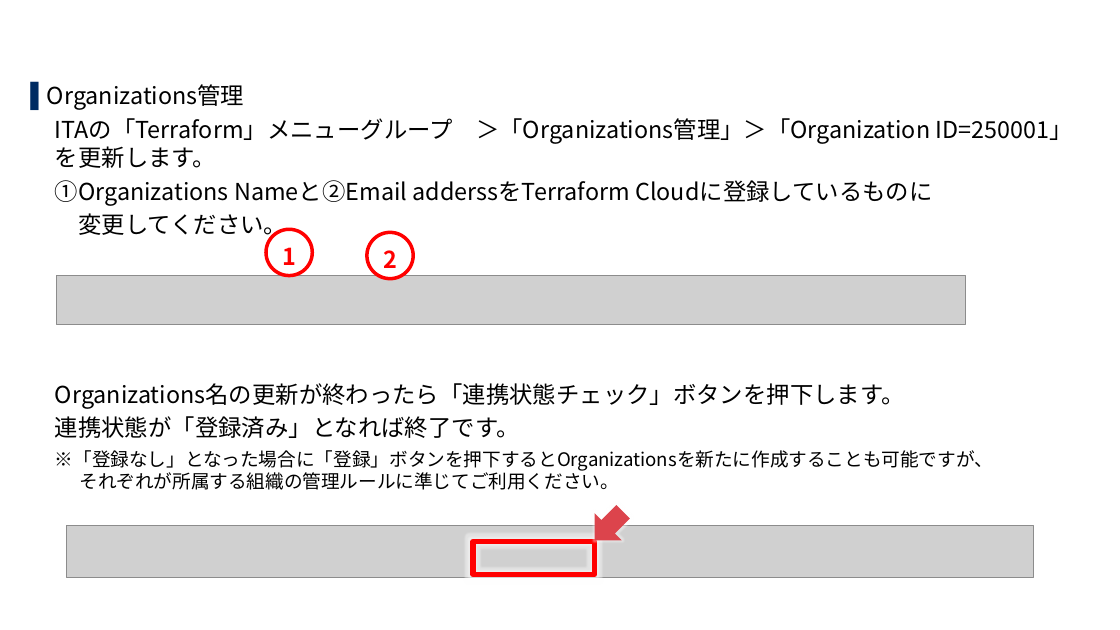
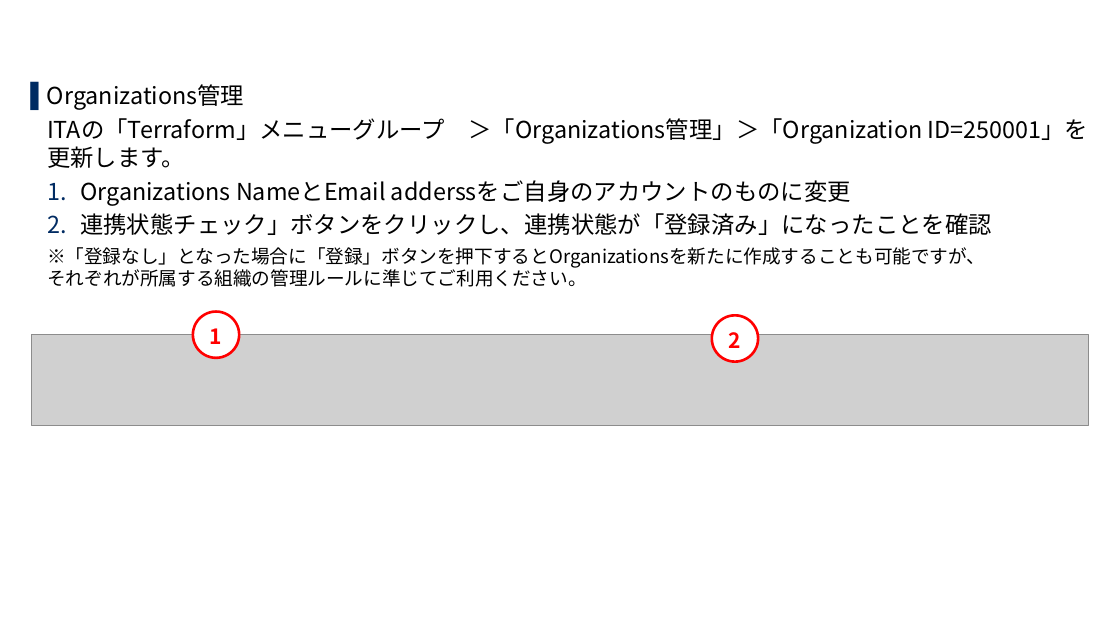
Before and after one commit to exastro-suite/SettingSamples-VMware, a slide deck: slide 19 of docs/setting-samples-vmware-install_ja.pptx (slide 11 before the commit). Drawn at 1120x630 pixels with LibreOffice and Linux fonts; fonts in the diff are those of the drawing; grey boxes stand for pictures; background and template pictures are left out. Boxes give left, top, right and bottom in pixels: in the first picture for what was removed or moved away, otherwise in the second. Text is boxed around its words. In the diff, an @@ line names an element or a change of style, - is before the commit and + after.

```diff
--- a/docs/setting-samples-vmware-install_ja.pptx
+++ b/docs/setting-samples-vmware-install_ja.pptx
@@ text at (47, 118, 1089, 287): indent changed @@
@@ text at (80, 180, 992, 235): text changed @@
-①Organizations Nameと②Email adderssをTerraform Cloudに登録しているものに
-変更してください。
-Organizations名の更新が終わったら「連携状態チェック」ボタンを押下します。
-連携状態が「登録済み」となれば終了です。
+1. Organizations NameとEmail adderssをご自身のアカウントのものに変更
+2. 連携状態チェック」ボタンをクリックし、連携状態が「登録済み」になったことを確認
@@ title at (47, 215, 66, 234): text changed @@
-Ⅱ-4. Terraform Cloud 環境設定 – Organizations管理
+2.10 Terraform Cloud for Businessの準備 – Organizations管理
@@ ellipse "1": place and size @@
-ellipse "1" at (266, 229, 313, 276)
+ellipse "1" at (193, 312, 239, 358)
@@ ellipse "1" at (193, 312, 239, 358): size 20 to 18 pt; outline #FF0000 3 pt to #FF0000 2.25 pt @@
@@ ellipse "2" at (712, 315, 758, 361): size 20 to 18 pt; outline #FF0000 3 pt to #FF0000 2.25 pt @@
@@ ellipse "2": place and size @@
-ellipse "2" at (367, 233, 413, 279)
+ellipse "2" at (712, 315, 758, 361)
@@ picture: place and size @@
-picture at (56, 276, 965, 324)
+picture at (32, 335, 1089, 426)
@@ down arrow removed at (581, 498, 637, 554) @@
@@ picture removed at (66, 526, 1033, 578) @@
@@ rectangle removed at (473, 542, 594, 575) @@
```
Also in this commit, not shown: 14 other slides changed, 28 slides added, 17 slides removed, 3 other files.
